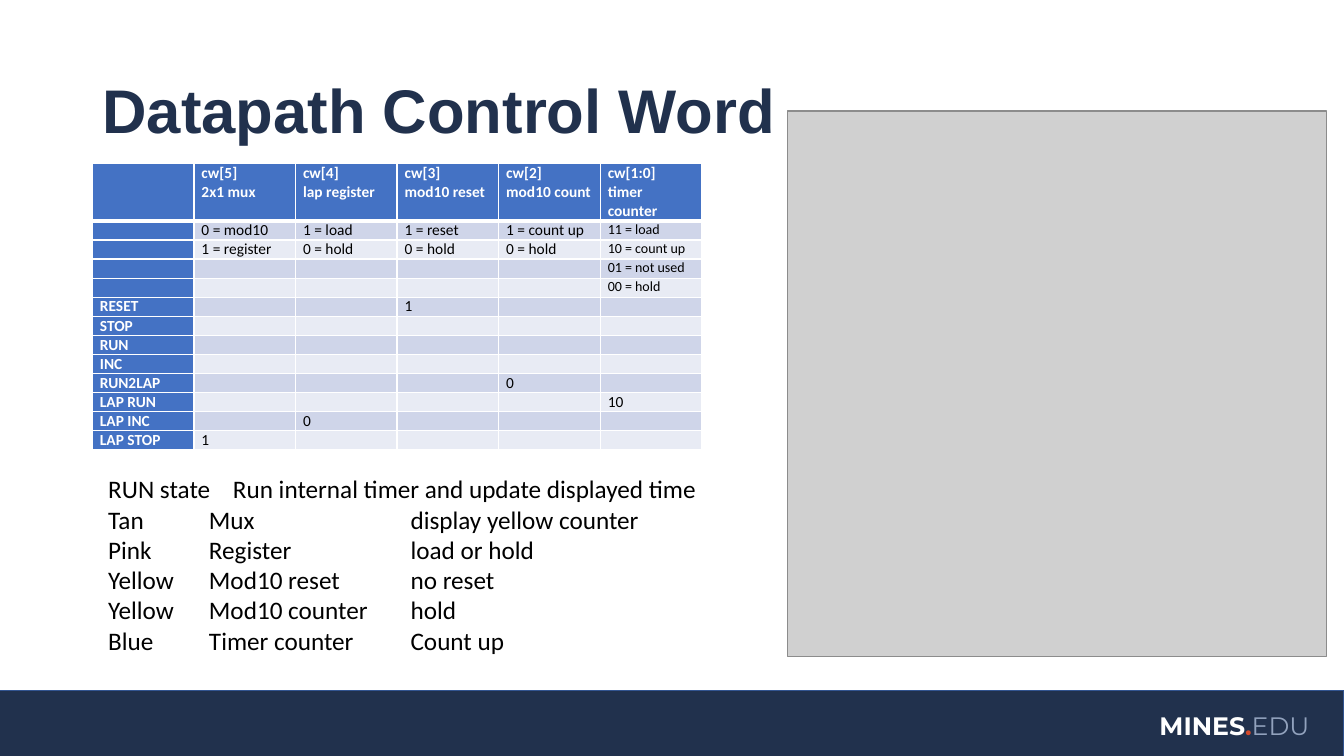
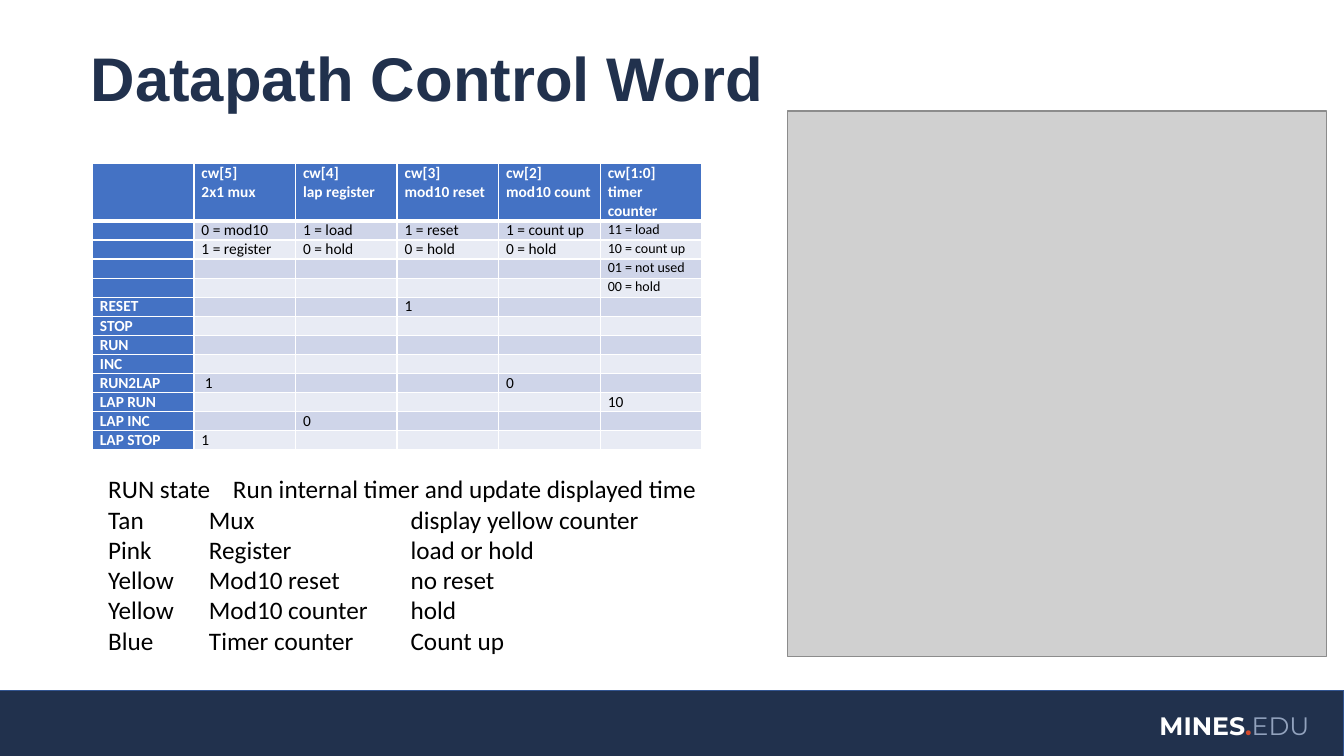
Before and after one commit to coulston/Digital-Design, a slide deck: slide 7 of Laboratory Latex/Lab09Datapath/LMS Upload Lab09/Lab09.pptx. Drawn at 1344x756 pixels with LibreOffice and Linux fonts; fonts in the diff are those of the drawing; grey boxes stand for pictures; background and template pictures are left out. Boxes give left, top, right and bottom in pixels: in the first picture for what was removed or moved away, otherwise in the second. Text is boxed around its words. In the diff, an @@ line names an element or a change of style, - is before the commit and + after.

```diff
--- a/Laboratory Latex/Lab09Datapath/LMS Upload Lab09/Lab09.pptx
+++ b/Laboratory Latex/Lab09Datapath/LMS Upload Lab09/Lab09.pptx
@@ title "Datapath Control Word": place and size @@
-title "Datapath Control Word" at <box>102,88,775,145</box>
+title "Datapath Control Word" at <box>91,56,763,113</box>
@@ table at <box>93,164,704,454</box> @@
-row 10, column 2: 
+row 10, column 2: 1
```
Also in this commit, not shown: 1 other slide changed, 5 other files.
